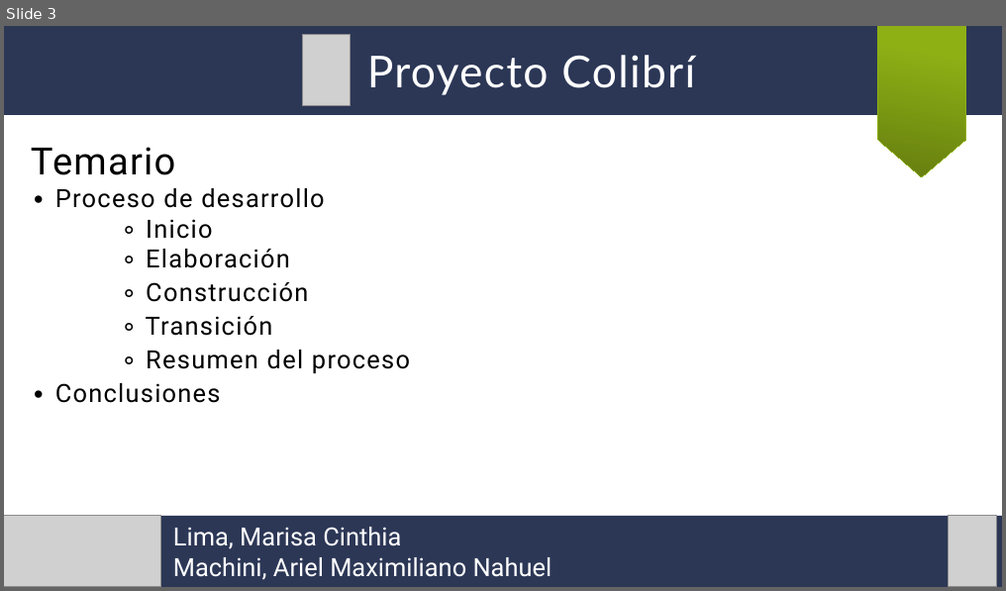
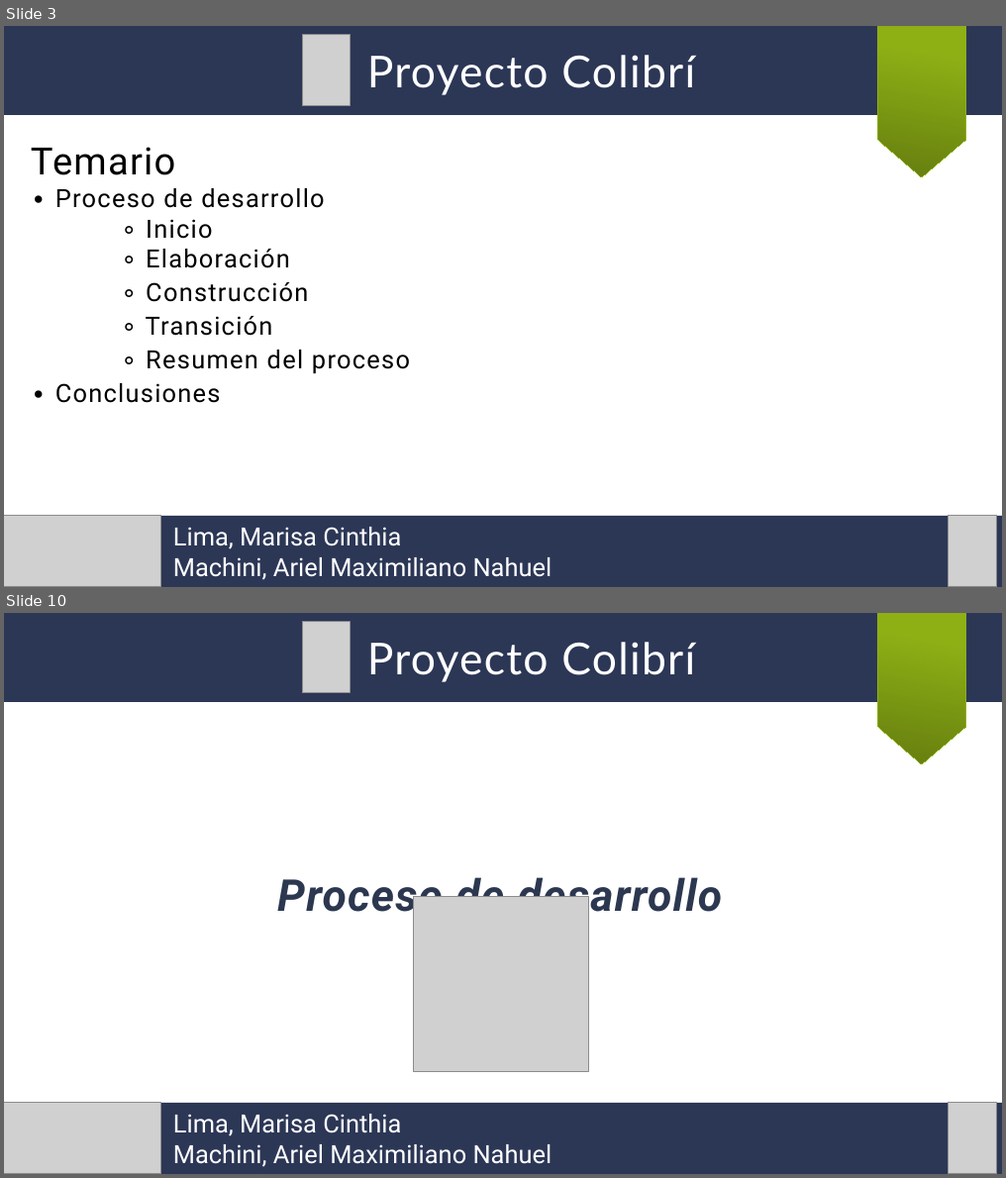
Before and after one commit to arielmachini/Caciar, a slide deck: Archivo/Presentaciones/Presentación final.odp. Shown one above the other, each under a label of ours: slide 3 before the commit, slides 3 and 10 after it; the slides between them are not shown. The pictures are 1006x591 and 1006x1178 pixels, drawn with LibreOffice and Linux fonts; fonts in the diff are those of the drawing; grey boxes stand for pictures. Boxes give left, top, right and bottom in pixels: in the first picture for what was removed or moved away, otherwise in the second. Text is boxed around its words. In the diff, an @@ line names an element or a change of style, - is before the commit and + after.

```diff
--- a/Archivo/Presentaciones/Presentación final.odp
+++ b/Archivo/Presentaciones/Presentación final.odp
@@ slide 10 added at bbox=[4, 613, 1002, 1174], background #FFFFFF @@
@@ rectangle added at bbox=[4, 613, 1002, 702], fill #2C3756 @@
@@ picture added at bbox=[303, 622, 350, 693] @@
@@ text added at bbox=[367, 642, 695, 682], 35 pt, text #FFFFFF @@
+Proyecto Colibrí
@@ freeform shape added at bbox=[877, 613, 966, 764], fill gradient #8EB015 to #8EAF15 to #8DAF15 to #8DAE15 to #8CAE15 to #8CAD15, outline #8EB015 0 pt @@
@@ text added at bbox=[277, 870, 722, 923], 35 pt, text #2C3750, bold, italic @@
+Proceso de desarrollo
@@ picture added at bbox=[414, 896, 589, 1072] @@
@@ rectangle added at bbox=[4, 1103, 1002, 1174], fill #2C3756 @@
@@ picture added at bbox=[4, 1103, 160, 1174] @@
@@ text added at bbox=[173, 1114, 552, 1167], 20 pt, text #FFFFFF @@
+Lima, Marisa Cinthia
+Machini, Ariel Maximiliano Nahuel
@@ picture added at bbox=[948, 1103, 997, 1174] @@
```
Also in this commit, not shown: 3 slides changed, 11 other slides added, 11 other files.
